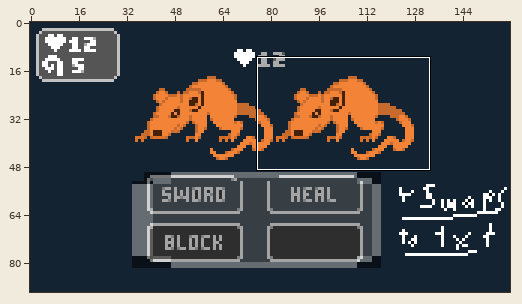
Pixel-art file -- Aseprite/Battle Mockup.aseprite. The first picture is a wide view before the edit; the outline marks the close-up.
Close-up. Before the edit:
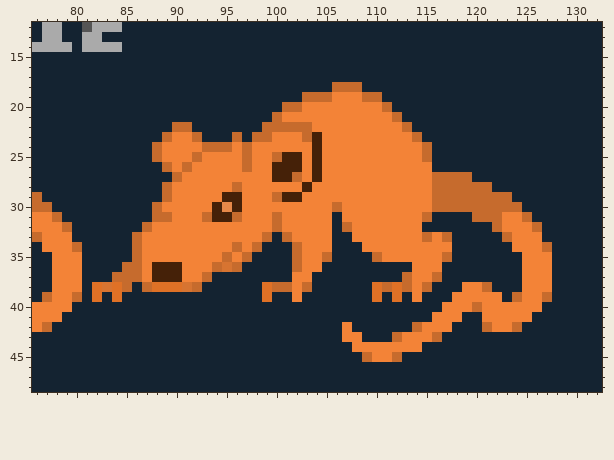
160x90 pixels, 1 frame. Shown: x 76..132, y 12..48.
After:
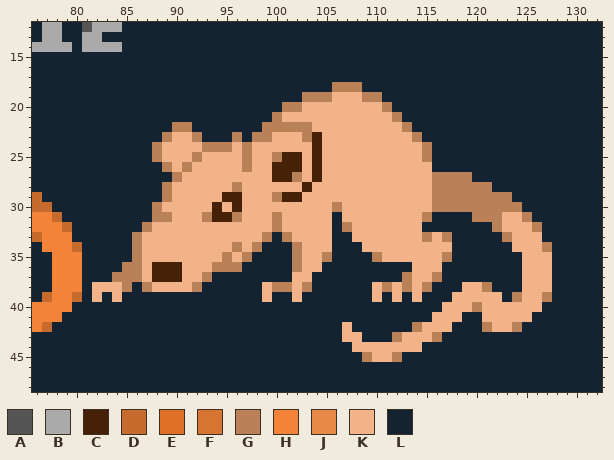
Palette (. is transparent): A #555555  B #aaaaaa  C #452108  D #c66b2d  E #df7126  F #d77431  G #ba8058  H #f38337  J #e78949  K #f3b388  L #142331
Change:
--- layer "Layer 1"
@@ x 76..132 @@
 17 LLLLLLLLLLLLLLLLLLLLLLLLLLLLLLLLLLLLLLLLLLLLLLLLLLLLLLLLL
-18 LLLLLLLLLLLLLLLLLLLLLLLLLLLLLLDDDLLLLLLLLLLLLLLLLLLLLLLLL
-19 LLLLLLLLLLLLLLLLLLLLLLLLLLLDDDHHHDDLLLLLLLLLLLLLLLLLLLLLL
-20 LLLLLLLLLLLLLLLLLLLLLLLLLDDHHHHHHHHDLLLLLLLLLLLLLLLLLLLLL
-21 LLLLLLLLLLLLLLLLLLLLLLLLDHHHHHHHHHHHDLLLLLLLLLLLLLLLLLLLL
-22 LLLLLLLLLLLLLLDDLLLLLLLDDDDDHHHHHHHHHDLLLLLLLLLLLLLLLLLLL
-23 LLLLLLLLLLLLLDHHDLLLDLDDHHHDCHHHHHHHHHDLLLLLLLLLLLLLLLLLL
-24 LLLLLLLLLLLLDHHHHDDDHDHHHHHHCHHHHHHHHHHDLLLLLLLLLLLLLLLLL
-25 LLLLLLLLLLLLDHHHDHHHHDHHDCCHCHHHHHHHHHHDLLLLLLLLLLLLLLLLL
-26 LLLLLLLLLLLLLDHDHHHHHDHHCCCHCHHHHHHHHHHHLLLLLLLLLLLLLLLLL
-27 LLLLLLLLLLLLLLDHHHHHHHHHCCDHCHHHHHHHHHHHDDDDLLLLLLLLLLLLL
-28 LLLLLLLLLLLLLDHHHHHHDHHHHHHCHHHHHHHHHHHHDDDDDDLLLLLLLLLLL
-29 DLLLLLLLLLLLLDHHHHHCCHHHDCCHHHHHHHHHHHHHDDDDDDDDLLLLLLLLL
-30 DDLLLLLLLLLLDHHHHHCJCHHHHHHHHHDHHHHHHHHHDDDDDDDDDLLLLLLLL
-31 HHDLLLLLLLLLDDHHHDCCDHHHDHHHHHLHHHHHHHHDLLLLDDDHHDLLLLLLL
-32 HHHDLLLLLLLDHHHHHHHHHHHHDHHHHHLDHHHHHHHLLLLLLLDHHHDLLLLLL
-33 DHHHLLLLLLDHHHHHHHHHHHHDLDHHHHLLHHHHHHHDHDLLLLLDHHHLLLLLL
-34 LHHHDLLLLLDHHHHHHHHHDHDLLLDHHHLLLHHHHHHHHHLLLLLLHHHDLLLLL
-35 LLHHHLLLLLDHHHHHHHHDHDLLLLDHHDLLLLDHHHHHHDLLLLLLLHHHLLLLL
-36 LLHHHLLLLDDHCCCHHHDFDLLLLLDHHLLLLLLLLLHHHLLLLLLLLHHHLLLLL
-37 LLHHHLLLDDDHCCCHHDLLLLLLLLHHLLLLLLLLLDHHDLLLLLLLLHHHLLLLL
-38 LLHHHLEFEDLDEEEFDLLLLLLEDDHDLLLLLLEDEDHDLLLHHDLLLHHHLLLLL
-39 LDHHDLELELLLLLLLLLLLLLLELLHLLLLLLLELELHLLLHHHHHLDHHDLLLLL
-40 HHHHLLLLLLLLLLLLLLLLLLLLLLLLLLLLLLLLLLLLLHHHDHHHHHHLLLLLL
-41 HHHLLLLLLLLLLLLLLLLLLLLLLLLLLLLLLLLLLLLLHHHLLHHHHHLLLLLLL
-42 HDLLLLLLLLLLLLLLLLLLLLLLLLLLLLLHLLLLLLDHHHLLLDHHDLLLLLLLL
-43 LLLLLLLLLLLLLLLLLLLLLLLLLLLLLLLHHLLLDHHHDLLLLLLLLLLLLLLLL
-44 LLLLLLLLLLLLLLLLLLLLLLLLLLLLLLLLHHHHHHHLLLLLLLLLLLLLLLLLL
-45 LLLLLLLLLLLLLLLLLLLLLLLLLLLLLLLLLDHHDLLLLLLLLLLLLLLLLLLLL
+18 LLLLLLLLLLLLLLLLLLLLLLLLLLLLLLGGGLLLLLLLLLLLLLLLLLLLLLLLL
+19 LLLLLLLLLLLLLLLLLLLLLLLLLLLGGGKKKGGLLLLLLLLLLLLLLLLLLLLLL
+20 LLLLLLLLLLLLLLLLLLLLLLLLLGGKKKKKKKKGLLLLLLLLLLLLLLLLLLLLL
+21 LLLLLLLLLLLLLLLLLLLLLLLLGKKKKKKKKKKKGLLLLLLLLLLLLLLLLLLLL
+22 LLLLLLLLLLLLLLGGLLLLLLLGGGGGKKKKKKKKKGLLLLLLLLLLLLLLLLLLL
+23 LLLLLLLLLLLLLGKKGLLLGLGGKKKGCKKKKKKKKKGLLLLLLLLLLLLLLLLLL
+24 LLLLLLLLLLLLGKKKKGGGKGKKKKKKCKKKKKKKKKKGLLLLLLLLLLLLLLLLL
+25 LLLLLLLLLLLLGKKKGKKKKGKKGCCKCKKKKKKKKKKGLLLLLLLLLLLLLLLLL
+26 LLLLLLLLLLLLLGKGKKKKKGKKCCCKCKKKKKKKKKKKLLLLLLLLLLLLLLLLL
+27 LLLLLLLLLLLLLLGKKKKKKKKKCCGKCKKKKKKKKKKKGGGGLLLLLLLLLLLLL
+28 LLLLLLLLLLLLLGKKKKKKGKKKKKKCKKKKKKKKKKKKGGGGGGLLLLLLLLLLL
+29 DLLLLLLLLLLLLGKKKKKCCKKKGCCKKKKKKKKKKKKKGGGGGGGGLLLLLLLLL
+30 DDLLLLLLLLLLGKKKKKCKCKKKKKKKKKGKKKKKKKKKGGGGGGGGGLLLLLLLL
+31 HHDLLLLLLLLLGGKKKGCCGKKKGKKKKKLKKKKKKKKGLLLLGGGKKGLLLLLLL
+32 HHHDLLLLLLLGKKKKKKKKKKKKGKKKKKLGKKKKKKKLLLLLLLGKKKGLLLLLL
+33 DHHHLLLLLLGKKKKKKKKKKKKGLGKKKKLLKKKKKKKGKGLLLLLGKKKLLLLLL
+34 LHHHDLLLLLGKKKKKKKKKGKGLLLGKKKLLLKKKKKKKKKLLLLLLKKKGLLLLL
+35 LLHHHLLLLLGKKKKKKKKGKGLLLLGKKGLLLLGKKKKKKGLLLLLLLKKKLLLLL
+36 LLHHHLLLLGGKCCCKKKGGGLLLLLGKKLLLLLLLLLKKKLLLLLLLLKKKLLLLL
+37 LLHHHLLLGGGKCCCKKGLLLLLLLLKKLLLLLLLLLGKKGLLLLLLLLKKKLLLLL
+38 LLHHHLKKKGLGKKKKGLLLLLLKGGKGLLLLLLKGKGKGLLLKKGLLLKKKLLLLL
+39 LDHHDLKLKLLLLLLLLLLLLLLKLLKLLLLLLLKLKLKLLLKKKKKLGKKGLLLLL
+40 HHHHLLLLLLLLLLLLLLLLLLLLLLLLLLLLLLLLLLLLLKKKGKKKKKKLLLLLL
+41 HHHLLLLLLLLLLLLLLLLLLLLLLLLLLLLLLLLLLLLLKKKLLKKKKKLLLLLLL
+42 HDLLLLLLLLLLLLLLLLLLLLLLLLLLLLLKLLLLLLGKKKLLLGKKGLLLLLLLL
+43 LLLLLLLLLLLLLLLLLLLLLLLLLLLLLLLKKLLLGKKKGLLLLLLLLLLLLLLLL
+44 LLLLLLLLLLLLLLLLLLLLLLLLLLLLLLLLKKKKKKKLLLLLLLLLLLLLLLLLL
+45 LLLLLLLLLLLLLLLLLLLLLLLLLLLLLLLLLGKKGLLLLLLLLLLLLLLLLLLLL
 46 LLLLLLLLLLLLLLLLLLLLLLLLLLLLLLLLLLLLLLLLLLLLLLLLLLLLLLLLL
Pixel boxes of the changes (left, top, right, bottom) in both close-ups:
changed: (92, 82, 552, 362)
